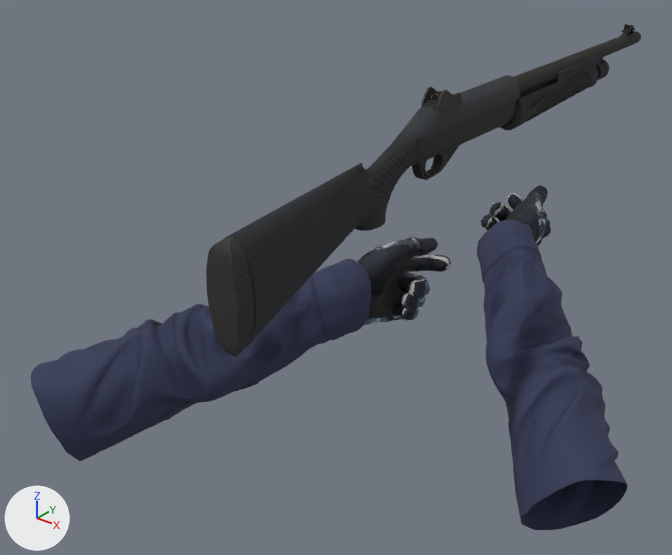
The glTF model assets/models/weapons/v_m3.glb: old version first, new version second.
One viewpoint serves both versions: a camera (50 mm lens) standing at (0.754, -1.11, 0.539) and looking at (-0.222, 0.11, -0.217). Lighting does not change. The marker at lower left points along +X, +Y and +Z. The older version comes first. Vertices at exactly the same position are counted once.
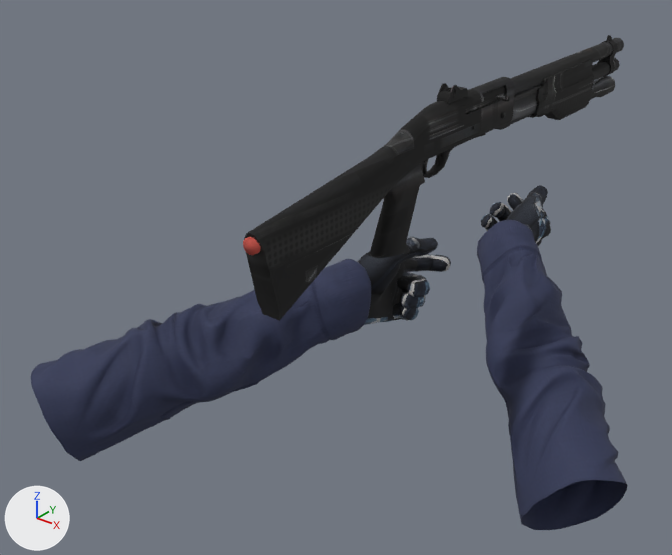
Where the change shows, as pixel boxes (x1, y1, x2, y2) in the pictures (672 x 555 px):
'Mesh', reshaped: before (31, 24, 641, 530); after (31, 35, 628, 530)
part 1 of me_v_m3, rebuilt (9% narrower, 10% shorter): before (224, 75, 520, 347); after (244, 77, 514, 321)
part 2 of me_v_m3, rebuilt (10% narrower, 8% shorter): before (514, 31, 641, 93); after (510, 38, 624, 95)
part 3 of me_v_m3, rebuilt: before (423, 160, 429, 174); after (423, 159, 428, 175)
part 4 of me_v_m3, rebuilt (not visible before): after (466, 86, 505, 113)
part 5 of me_v_m3, rebuilt: before (519, 67, 599, 98); after (592, 58, 620, 81)
part 6 of me_v_m3, deleted: before (206, 24, 636, 357)
part 7 of me_v_m3, reshaped: before (412, 54, 604, 180); after (369, 35, 618, 258)
part 8 of me_v_m3, surface changed: after (243, 237, 260, 255)

The change, as a diff of the scene's bpy script:
```diff
--- a/assets/models/weapons/v_m3.glb.py
+++ b/assets/models/weapons/v_m3.glb.py
@@ img_shot_m3super90 @@
+img_shot_m3super90 = load_image('shot_m3super90', '_unpacked/shot_m3super90', 1024, 512, 'sRGB')
@@ img_shot_m3super91 @@
+img_shot_m3super91 = load_image('shot_m3super91', '_unpacked/shot_m3super91', 512, 256, 'sRGB')
@@ img_shot_m3super90_sight @@
+img_shot_m3super90_sight = load_image('shot_m3super90_sight', '_unpacked/shot_m3super90_sight', 512, 512, 'sRGB')
@@ mat_shot_m3super90 @@
+mat_shot_m3super90 = principled_material('shot_m3super90')
+mat_shot_m3super90.texture = img_shot_m3super90
+mat_shot_m3super90.roughness = 0.85
@@ mat_shot_m3super91 @@
+mat_shot_m3super91 = principled_material('shot_m3super91')
+mat_shot_m3super91.texture = img_shot_m3super91
+mat_shot_m3super91.roughness = 0.85
@@ mat_shot_m3super90_sight @@
+mat_shot_m3super90_sight = principled_material('shot_m3super90_sight')
+mat_shot_m3super90_sight.texture = img_shot_m3super90_sight
+mat_shot_m3super90_sight.roughness = 0.85
@@ me_v_m3 @@
 # used by ob_mesh; location = (0.0, 0.0, 0.0)
-me_v_m3.from_pydata(...)  # 20067 vertices, 39074 faces; spans x -0.572..0.367, y -0.395..0.845, z -0.552..0.181
-me_v_m3.materials.append(mat_shot_nova)  # picture img_shot_nova
+me_v_m3.from_pydata(...)  # 10992 vertices, 21550 faces; spans x -0.572..0.367, y -0.378..0.754, z -0.552..0.18
+# me_v_m3 part 1: the loose piece of 2461 vertices spanning x -0.031..0.032, y -0.37..0.309, z -0.073..0.158 is rebuilt with 161 vertices and now spans x -0.02..0.019, y -0.338..0.293, z -0.052..0.157
+# me_v_m3 part 2: the loose piece of 144 vertices spanning x -0.019..0.02, y 0.302..0.845, z 0.117..0.155 is rebuilt with 30 vertices and now spans x -0.017..0.017, y 0.286..0.754, z 0.119..0.152, in mat_shot_m3super90 (picture img_shot_m3super90)
+# me_v_m3 part 3: the loose piece of 78 vertices spanning x -0.004..0.004, y 0.036..0.061, z 0.05..0.083 is rebuilt with 20 vertices and now spans x -0.004..0.005, y 0.037..0.064, z 0.05..0.086, in mat_shot_m3super90 (picture img_shot_m3super90)
+# me_v_m3 part 4: the loose piece of 49 vertices spanning x -0.009..0.01, y 0.17..0.264, z 0.117..0.147 is rebuilt with 28 vertices and now spans x -0.002..0.013, y 0.137..0.268, z 0.129..0.149, in mat_shot_m3super90 (picture img_shot_m3super90)
+# me_v_m3 part 5: the loose piece of 39 vertices spanning x -0.015..0.015, y 0.302..0.678, z 0.084..0.115 is rebuilt with 20 vertices and now spans x -0.015..0.014, y 0.484..0.746, z 0.083..0.111, in mat_shot_m3super90 (picture img_shot_m3super90)
+# me_v_m3 part 6: 27 loose pieces with 2284 vertices, spanning x -0.029..0.029, y -0.395..0.828, z -0.076..0.173, are deleted
+# me_v_m3 part 7: 2 vertices moved within x -0.012..0.021, y 0.112..0.431, z 0.109..0.162; 4966 vertices removed from x -0.029..0.03, y 0.019..0.652, z 0.044..0.181; 711 vertices added at x -0.024..0.034, y -0.078..0.728, z -0.064..0.18
+# me_v_m3 part 8: 108 kept faces spanning x -0.012..0.012, y -0.341..-0.279, z 0.052..0.075 get new texture (UV) coordinates
+# other edits to the shape of me_v_m3 do not show in these pictures
 me_v_m3.materials.append(mat_shell_shotgun)
@@ me_v_m3 @@
 me_v_m3.materials.append(mat_ct_arms_bmp)
+me_v_m3.materials.append(mat_shot_m3super90_sight)  # picture img_shot_m3super90_sight
+me_v_m3.materials.append(mat_shot_m3super90)  # picture img_shot_m3super90
+me_v_m3.materials.append(mat_shot_m3super91)  # picture img_shot_m3super91
```
